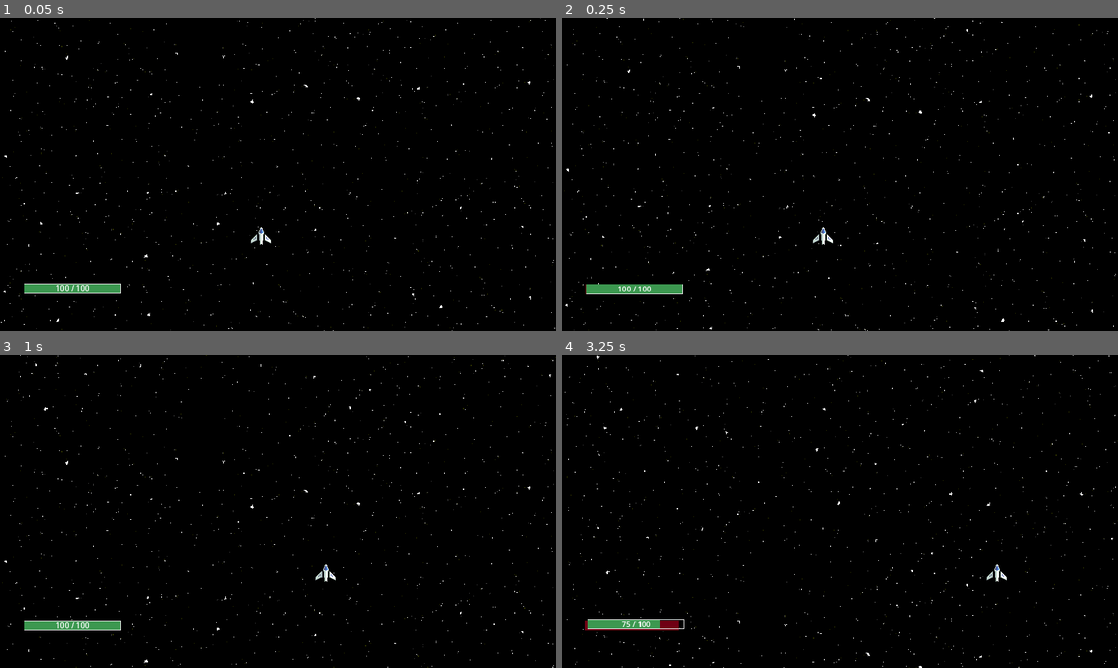
Above: before the commit, frames 1-4 (two rows, left to right).
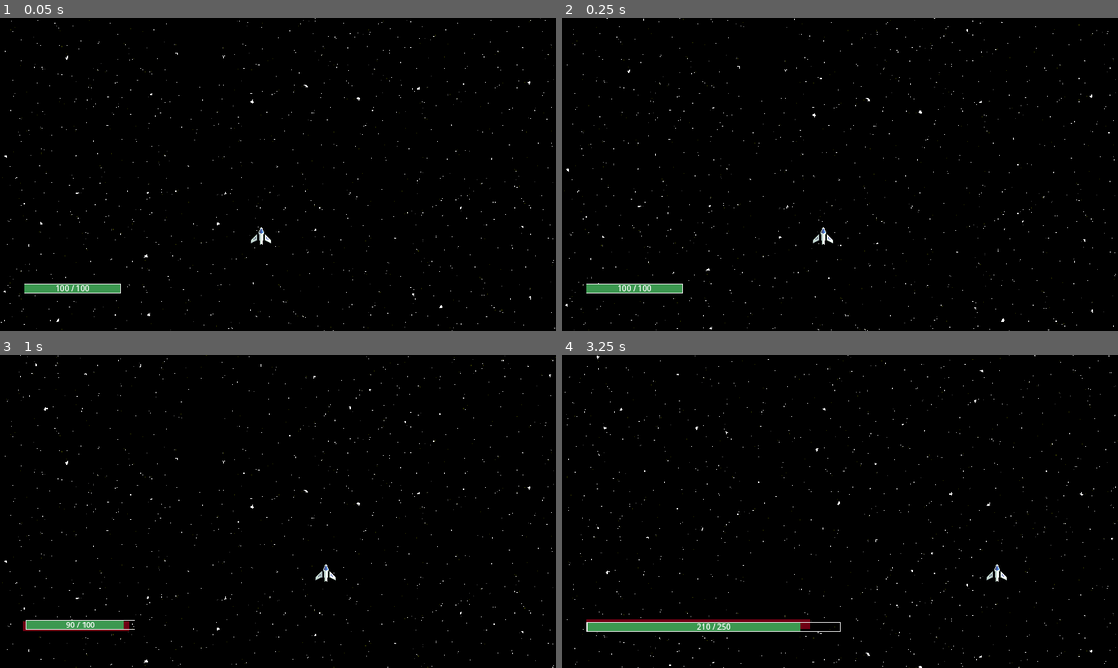
Above: after the commit, the same moments.

Repository: vezer1993/space-shooter-roguelike
Game: Godot game, scene res://Scenes/game.tscn
The game is run twice, just before and just after one commit, with the same random seed, the same clock (stepped at 60 frames per second) and the same inputs.
Inputs (mouse positions are in pixels of both pictures, inside the frame that each line leads up to):
- Up to frame 1 (0.05 s): no input
- Up to frame 2 (0.25 s): no input
- Up to frame 3 (1 s): move the mouse to (400, 495) at 0.52 s; hold Right (ui_right) from 0.53 s (still down); click (400, 495) at 0.6 s; tap Space (ui_select) at 0.77, 0.8 s
- Up to frame 4 (3.25 s): tap Space (ui_select) at 1.07, 1.35, 1.52, 1.82, 2.3, 3.02 s; move the mouse to (728, 527) at 1.27 s; release Right (ui_right) at 1.28 s; hold Left (ui_left) 1.28-2.03 s; click (728, 527) at 1.55 s; move the mouse to (895, 442) at 2.02 s; hold Right (ui_right) from 2.03 s (still down); click (895, 442) at 2.1 s; move the mouse to (812, 574) at 2.77 s; click (812, 574) at 2.85 s

Frame 1 is identical in both runs. In frame 2, 0.2% of the frame differs, in the area x 4-22%, y 84-89%; in frame 3, 0.4%; in frame 4, 1.4%, in the area x 4-51%, y 84-89%.

Commit message:
HP bar
v2

Diff:
--- a/Scenes/Components/HP & Shield/hp.gd
+++ b/Scenes/Components/HP & Shield/hp.gd
@@ -11,6 +11,7 @@
 
 signal died
 signal health_changed(hp, max_hp, shield, max_shield)
+signal health_max_changed(hp, max_hp)
 
 func _ready():
 	hp = max_hp
@@ -23,6 +24,11 @@
 		shield += shield_regen_rate * delta
 		shield = min(shield, max_shield)
 		emit_signal("health_changed", hp, max_hp)
+
+func increase_max_hp(amount: int):
+	max_hp = max_hp + amount
+	hp = hp + amount
+	emit_signal("health_max_changed", hp, max_hp)
 
 func apply_damage(amount: int) -> void:
 	time_since_last_hit = 0.0
--- a/Scenes/game.tscn
+++ b/Scenes/game.tscn
@@ -54,6 +54,7 @@
 z_index = 1
 texture_filter = 1
 texture_repeat = 2
+custom_minimum_size = Vector2(200, 0)
 layout_mode = 2
 offset_left = 50.0
 offset_right = 250.0
@@ -61,6 +62,7 @@
 size_flags_horizontal = 0
 size_flags_vertical = 0
 value = 100.0
+nine_patch_stretch = true
 texture_over = ExtResource("5_vik1x")
 texture_progress = ExtResource("6_8uimc")
 
@@ -82,6 +84,7 @@
 vertical_alignment = 1
 
 [node name="HPBarRed" type="TextureProgressBar" parent="Camera2D/HUD/VBoxContainer"]
+custom_minimum_size = Vector2(200, 0)
 layout_mode = 2
 offset_left = 50.0
 offset_right = 250.0
@@ -89,6 +92,7 @@
 size_flags_horizontal = 0
 size_flags_vertical = 0
 value = 100.0
+nine_patch_stretch = true
 texture_progress = ExtResource("7_arbu2")
 
 [node name="SHIELD" type="TextureProgressBar" parent="Camera2D/HUD/VBoxContainer"]
--- a/Scripts/HUD.gd
+++ b/Scripts/HUD.gd
@@ -4,6 +4,7 @@
 @onready var hp_bar_red = $VBoxContainer/HPBarRed
 @onready var label = hp_bar.get_node("ValueLabel")
 var health
+var base_bar_width := 200.0  # Starting width, adjust to match your design
 
 func _ready():
 	var player = $"../../playerShuttle"  # adjust path as needed
@@ -13,24 +14,54 @@
 	# 🔹 Call once immediately with current values
 	update_health(health.hp, health.max_hp)
 
-	await test_fake_damage()
-
-@warning_ignore("redundant_await")
-func test_fake_damage():
-	await get_tree().create_timer(3.0).timeout
-	print("Simulating damage...")
-	health.apply_damage(25)
 
 func update_health(current: int, max: int):
+	var from_value = hp_bar.value
+
+	# Update max HP immediately
 	hp_bar.max_value = max
-	hp_bar.value = current
+
+	# Animate HP fill to current value
+	if(current < from_value):
+		await animate_bar_value(from_value, current)
+
+	# Update label during/after fill animation
 	label.text = str(current, " / ", max)
 
+	# Delay and animate red trail rollback
+	if(current < from_value):
+		animate_red_bar(hp_bar_red.value, current)
+
+	# Shake both bars
+	if(current < max):
+		shake_bar(hp_bar)
+		shake_bar(hp_bar_red)
+
+func update_max_health(current: int, new_max_hp: int):
+	print("UPDATING MAX HP:", new_max_hp)
+
+	# Calculate target width based on new max HP
+	var old_width = base_bar_width
+	base_bar_width = calculate_bar_width(new_max_hp)
+
+	# Animate visual width of both bars
+	await animate_bar_width(old_width, base_bar_width)
+
+	# Update green bar values
+	hp_bar.max_value = new_max_hp
+	hp_bar.value = current
+	label.text = str(current, " / ", new_max_hp)
+
+	# Update red bar max (scale), but delay fill animation
+	hp_bar_red.max_value = new_max_hp
+
 	await get_tree().create_timer(0.2).timeout
-	animate_red_bar(hp_bar_red.value, current)
+	await animate_red_bar(hp_bar_red.value, current)
 
-	shake_bar(hp_bar)
-	shake_bar(hp_bar_red)
+
+func calculate_bar_width(max_hp: int) -> float:
+	var per_hp = 2.0  # pixels per HP, tweak as desired
+	return max_hp * per_hp
 
 func animate_red_bar(from: float, to: float):
 	var duration = 0.3
@@ -42,6 +73,36 @@
 		await get_tree().process_frame
 	hp_bar_red.value = to
 
+func animate_bar_value(from: float, to: float, duration := 0.3):
+	var t = 0.0
+	while t < duration:
+		t += get_process_delta_time()
+		var value = lerp(from, to, t / duration)
+		hp_bar.value = value
+		await get_tree().process_frame
+	hp_bar.value = to
+
+func animate_bar_width(from: float, to: float, duration := 0.4):
+	var t := 0.0
+	while t < duration:
+		t += get_process_delta_time()
+		var width: float = lerp(from, to, t / duration)
+
+		# Set width of both bars
+		hp_bar.custom_minimum_size.x = width
+		hp_bar_red.custom_minimum_size.x = width
+
+		# Set max_value of red to match green
+		hp_bar_red.max_value = hp_bar.max_value
+
+
+		await get_tree().process_frame
+
+	# Final match to ensure perfect sync
+	hp_bar.custom_minimum_size.x = to
+	hp_bar_red.custom_minimum_size.x = to
+	hp_bar_red.max_value = hp_bar.max_value
+
 func shake_bar(bar: Control, intensity := 4, duration := 0.2):
 	var original_pos = bar.position
 	var t = 0.0
--- a/Scripts/playershuttle.gd
+++ b/Scripts/playershuttle.gd
@@ -8,6 +8,16 @@
 
 	# Connect the health_changed signal to the HUD
 	health_component.health_changed.connect(hud.update_health)
+	health_component.health_max_changed.connect(hud.update_max_health)
+
+
+#TESTING
+func _process(delta):
+	if Input.is_action_just_pressed("ui_select"):  # e.g. spacebar
+		$HealthShield.increase_max_hp(25)
+	if Input.is_action_just_pressed("fire"):  # e.g. spacebar
+		$HealthShield.apply_damage(10)
+
 
 func _physics_process(delta: float) -> void:
 	var direction := Input.get_axis("ui_left", "ui_right")
--- a/project.godot
+++ b/project.godot
@@ -23,6 +23,14 @@
 
 window/stretch/mode="canvas_items"
 
+[input]
+
+fire={
+"deadzone": 0.5,
+"events": [Object(InputEventMouseButton,"resource_local_to_scene":false,"resource_name":"","device":-1,"window_id":0,"alt_pressed":false,"shift_pressed":false,"ctrl_pressed":false,"meta_pressed":false,"button_mask":0,"position":Vector2(0, 0),"global_position":Vector2(0, 0),"factor":1.0,"button_index":1,"canceled":false,"pressed":false,"double_click":false,"script":null)
+]
+}
+
 [rendering]
 
 textures/canvas_textures/default_texture_filter=0
